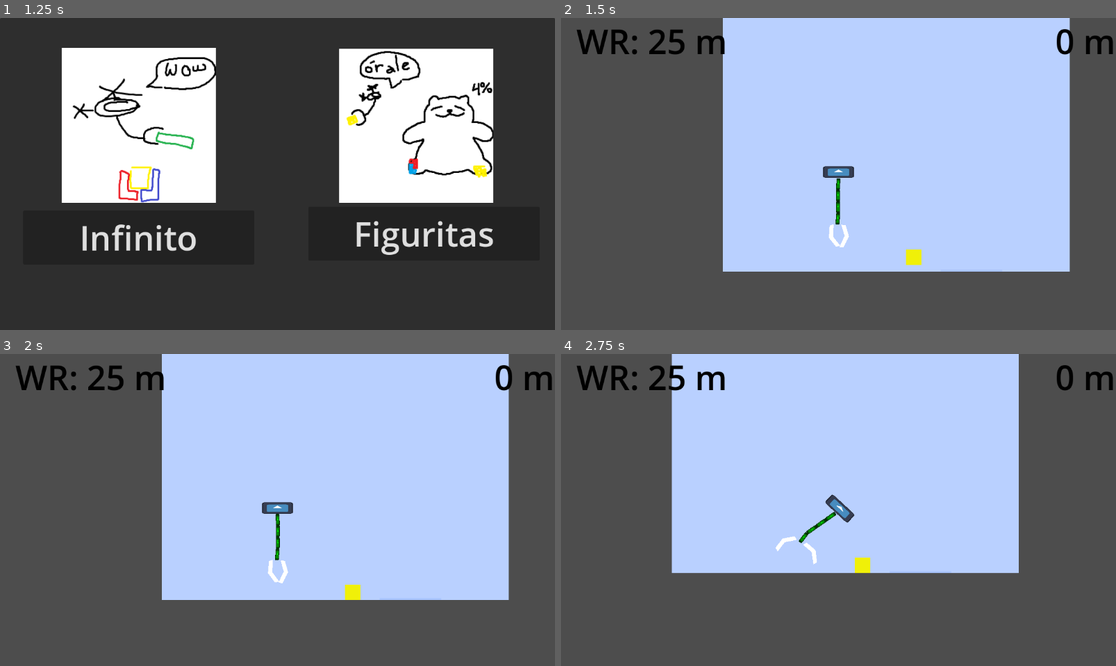
Above: before the commit, frames 1-4 (two rows, left to right).
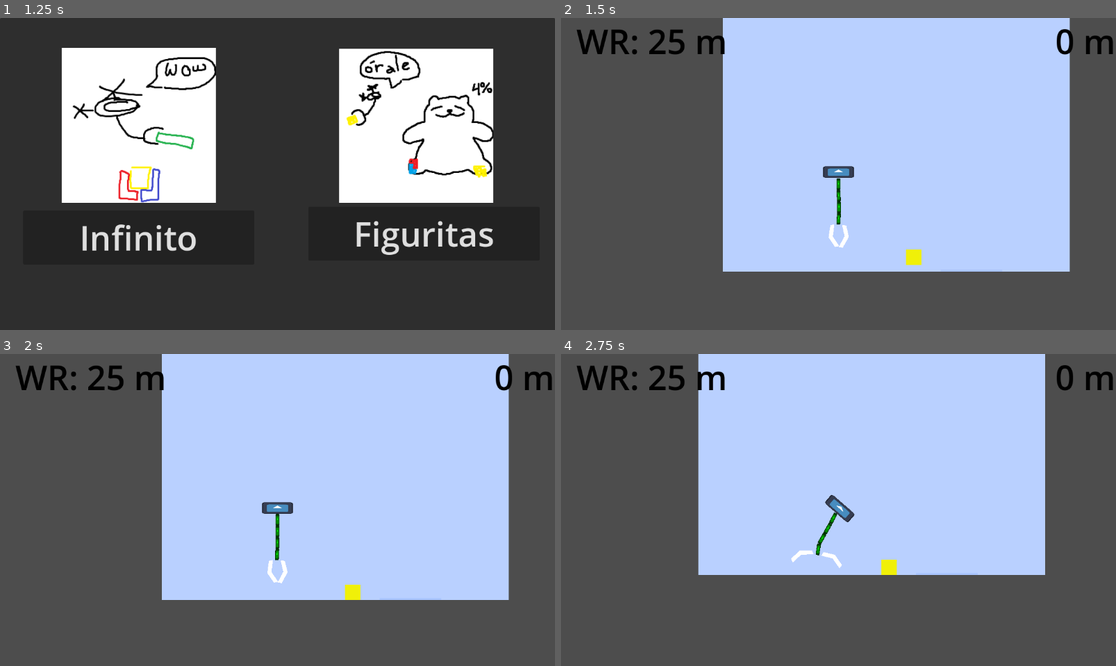
Above: after the commit, the same moments.

Repository: javierahumadac/helicoptero-constructor
Game: Godot game, scene res://scenes/menus/main menu/main_menu.tscn
Two runs of this game, one before a commit and one after it. Both use one fixed random seed, a clock stepped at 60 frames per second and the inputs below. The engine's default icon, where the game draws it, is replaced by a stand-in: a white triangle on a blue panel in a dark square.
Inputs:
- Up to frame 1 (1.25 s): click "JUGAR!" at 0.5 s
- Up to frame 2 (1.5 s): click "Infinito" at 1.25 s
- Up to frame 3 (2 s): no input
- Up to frame 4 (2.75 s): hold D (right-0) from 2.03 s (still down); tap E (agarrar_caja-0) at 2.1 s; tap W (fly_up-0) at 2.27 s

Frame 1 is identical in both runs. In frame 2, 0.1% of the frame differs, in the area x 48-52%, y 51-74%; in frame 3, less than 0.1%; in frame 4, 7.8%, in the area x 19-88%, y 0-71%.

Commit message:
No me acuerdo que se cambio por favor revisar

Diff:
--- a/boxes/box1.tscn
+++ b/boxes/box1.tscn
@@ -11,7 +11,7 @@
 disable_mode = 2
 collision_layer = 4
 collision_mask = 21
-mass = 0.2
+mass = 0.1
 can_sleep = false
 freeze_mode = 1
 script = ExtResource("1_4hpnh")
--- a/helicopter_body.gd
+++ b/helicopter_body.gd
@@ -3,9 +3,11 @@
 # Get the gravity from the project settings to be synced with RigidBody nodes.
 @onready var gancho = $Gancho
 
+@export var HORIZONTAL_FORCE = 1000
+
 var thrust_upward = Vector2.UP * 1000
-var thrust_right = Vector2.RIGHT * 1000
-var thrust_left = Vector2.LEFT * 1000
+var thrust_right = Vector2.RIGHT * 30000
+var thrust_left = Vector2.LEFT * 30000
 var thrust_down = Vector2.DOWN * 1000
 
 const MAX_ANGLE = 45.0
@@ -17,6 +19,9 @@
 	pass
 
 func _integrate_forces(state):
+	pass
+
+func _process(delta):
 	var thrust: Vector2
 	if Input.is_action_pressed("fly_up-0"):
 		thrust = thrust_upward
@@ -26,10 +31,10 @@
 		thrust = Vector2.ZERO
 
 	if Input.is_action_pressed("right-0"):
-		thrust += thrust_right
+		thrust += thrust_right * delta
 
 	elif Input.is_action_pressed("left-0"):
-		thrust += thrust_left
+		thrust += thrust_left * delta
 
 	# Obtener la velocidad lineal en el eje X
 	var velocity_x = linear_velocity.x
@@ -50,6 +55,3 @@
 	angular_velocity = clamp(angle_difference * 0.1, -MAX_ANGULAR_VELOCITY, MAX_ANGULAR_VELOCITY)
 
 	apply_force(thrust)
-
-func _process(delta):
-	pass
--- a/scenes/helicoptero/GrabbyL.gd
+++ b/scenes/helicoptero/GrabbyL.gd
@@ -1,12 +1,12 @@
 extends RigidBody2D
+
+var VELOCIDAD_MAXIMA_AGARRE = 35
 
 var agarrando_caja = false
 func _process(delta):
 	if Input.is_action_just_pressed("agarrar_caja-0"):
 		agarrando_caja = not agarrando_caja
 	if(agarrando_caja):
-		angular_velocity += 1
-		angular_velocity = clamp(angular_velocity,0,5)
+		angular_velocity = 5
 	if(not agarrando_caja):
-		angular_velocity -= 5
-		angular_velocity = clamp(angular_velocity,0,-15)
+		angular_velocity = -15
--- a/scenes/helicoptero/GrabbyR.gd
+++ b/scenes/helicoptero/GrabbyR.gd
@@ -5,8 +5,6 @@
 	if Input.is_action_just_pressed("agarrar_caja-0"):
 		agarrando_caja = not agarrando_caja
 	if(agarrando_caja):
-		angular_velocity -= 1
-		angular_velocity = clamp(angular_velocity,0,-5)
+		angular_velocity = -5
 	if(not agarrando_caja):
-		angular_velocity += 5
-		angular_velocity = clamp(angular_velocity,0,15)
+		angular_velocity = 15
--- a/scenes/helicoptero/helicopter_body_2.tscn
+++ b/scenes/helicoptero/helicopter_body_2.tscn
@@ -14,6 +14,7 @@
 collision_layer = 2
 gravity_scale = 0.0
 script = ExtResource("1_bgid3")
+HORIZONTAL_FORCE = 30000
 
 [node name="Sprite2D" type="Sprite2D" parent="."]
 position = Vector2(1.90735e-06, -8)
--- a/scenes/menus/menu juegos/GameSelect.tscn
+++ b/scenes/menus/menu juegos/GameSelect.tscn
@@ -14,10 +14,12 @@
 script = ExtResource("1_p8avp")
 
 [node name="Panel" type="Panel" parent="."]
+layout_mode = 0
 offset_right = 1152.0
 offset_bottom = 656.0
 
 [node name="Button" type="Button" parent="Panel"]
+layout_mode = 0
 offset_left = 48.0
 offset_top = 400.0
 offset_right = 528.0
@@ -26,6 +28,7 @@
 text = "Infinito"
 
 [node name="Button2" type="Button" parent="Panel"]
+layout_mode = 0
 offset_left = 640.0
 offset_top = 392.0
 offset_right = 1120.0
--- a/scenes/menus/victoria/victoria-menu.tscn
+++ b/scenes/menus/victoria/victoria-menu.tscn
@@ -13,19 +13,21 @@
 script = ExtResource("1_2atwc")
 
 [node name="Panel" type="Panel" parent="."]
+layout_mode = 0
 offset_right = 1152.0
 offset_bottom = 656.0
 
 [node name="Victory" type="Sprite2D" parent="."]
-position = Vector2(580, 336)
-scale = Vector2(1.62731, 1.39263)
+position = Vector2(580, 466.625)
+scale = Vector2(1.62731, 1.94263)
 texture = ExtResource("2_ftvp7")
 
 [node name="Button" type="Button" parent="."]
-offset_left = 904.0
-offset_top = 336.0
-offset_right = 1128.0
-offset_bottom = 440.0
+layout_mode = 0
+offset_left = 880.0
+offset_top = 496.0
+offset_right = 1104.0
+offset_bottom = 600.0
 theme_override_font_sizes/font_size = 70
 text = "Menu"
 
--- a/scenes/modos/infinite_building/mundo.gd
+++ b/scenes/modos/infinite_building/mundo.gd
@@ -22,6 +22,7 @@
 
 # Called every frame. 'delta' is the elapsed time since the previous frame.
 func _process(delta):
+	Engine.physics_ticks_per_second = DisplayServer.screen_get_refresh_rate()
 	if Input.is_key_pressed(KEY_P):
 		vaina.show()
 
--- /dev/null
+++ b/scenes/modos/test_world/test_world.tscn
@@ -0,0 +1,26 @@
+[gd_scene load_steps=3 format=3 uid="uid://dbxwxskcmdxrw"]
+
+[ext_resource type="PackedScene" uid="uid://cxcmjltebk1ml" path="res://scenes/helicoptero/helicopter_body_2.tscn" id="1_64t4t"]
+
+[sub_resource type="WorldBoundaryShape2D" id="WorldBoundaryShape2D_4uqmh"]
+
+[node name="TestWorld" type="Node2D"]
+
+[node name="StaticBody2D" type="StaticBody2D" parent="."]
+
+[node name="CollisionShape2D" type="CollisionShape2D" parent="StaticBody2D"]
+shape = SubResource("WorldBoundaryShape2D_4uqmh")
+
+[node name="HelicopterBody" parent="." instance=ExtResource("1_64t4t")]
+position = Vector2(232, -384)
+
+[node name="Camera2D" type="Camera2D" parent="HelicopterBody"]
+zoom = Vector2(0.5, 0.5)
+limit_bottom = 16
+
+[node name="ColorRect" type="ColorRect" parent="."]
+offset_left = -66009.0
+offset_right = -64689.0
+offset_bottom = 40.0
+scale = Vector2(100, 1)
+color = Color(0, 0, 0, 1)
